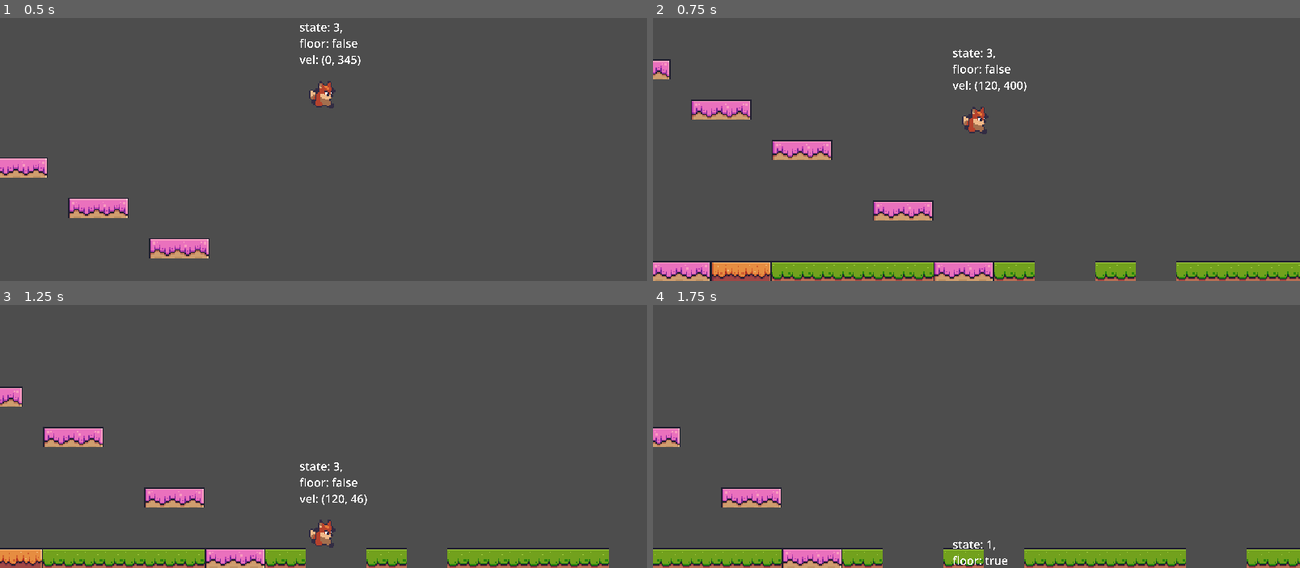
Above: before the commit, frames 1-4 (two rows, left to right).
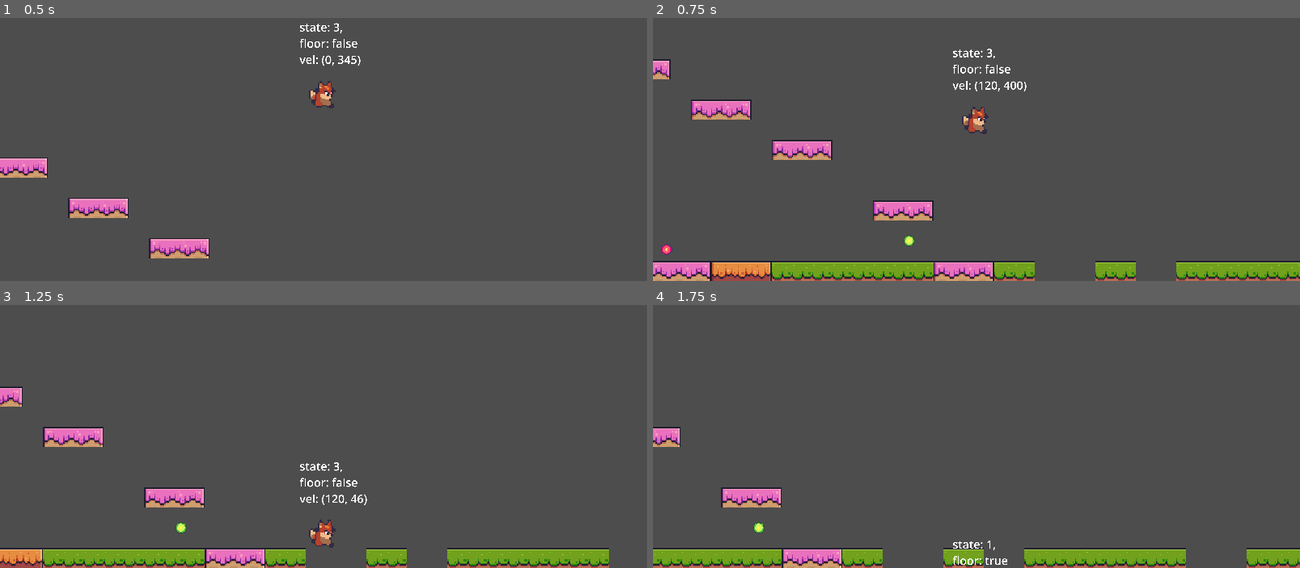
Above: after the commit, the same moments.

Repository: justknick/FoxyAntics
Game: Godot game, scene res://scenes/level_base/level_base.tscn
Two runs of this game, one before a commit and one after it. Both use one fixed random seed, a clock stepped at 60 frames per second and the inputs below.
Inputs:
- Up to frame 1 (0.5 s): no input
- Up to frame 2 (0.75 s): hold D (right) from 0.53 s (still down)
- Up to frame 3 (1.25 s): keep holding D (right); tap Space (jump) at 0.77 s
- Up to frame 4 (1.75 s): keep holding D (right); tap Space (jump) at 1.52 s

Frame 1 is identical in both runs. In frame 2, 0.1% of the frame differs, in the area x 1-41%, y 82-91%; in frame 3, less than 0.1%; in frame 4, less than 0.1%.

Commit message:
Section 136.10-137.11 - Bullet Scene and Script // created bullet scene and script to apply logic

Diff:
--- /dev/null
+++ b/constants/constants.gd
@@ -0,0 +1,12 @@
+class_name Constants
+
+# object maker will receive one of this to be instantiated
+enum ObjectType {
+	EXPLOSION,
+	PICKUP,
+	BULLET_PLAYER,
+	BULLET_ENEMY
+}
+
+const PLAYER_GROUP: String = "Player"
+const MOVEABLES_GROUP: String = "Moveables"
--- a/project.godot
+++ b/project.godot
@@ -25,7 +25,8 @@
 
 [global_group]
 
-moveables="anything that moves. Want to pause movement at gameover"
+Moveables="anything that moves. Want to pause movement at gameover"
+Player=""
 
 [input]
 
--- /dev/null
+++ b/scenes/bullet/bullet_base.gd
@@ -0,0 +1,36 @@
+extends Area2D
+
+class_name Bullet
+
+var _direction: Vector2 = Vector2.RIGHT
+var _life_span: float = 5.0
+var _life_time: float = 0.0
+
+
+#func _ready() -> void:
+	#setup(global_position, Vector2.RIGHT, 10.0, 10.0)
+
+
+func _process(delta: float) -> void:
+	position += _direction * delta
+	check_bullet_life_span(delta)
+
+
+func check_bullet_life_span(delta: float) -> void:
+	# increment the lifetime by the delta
+	_life_time += delta
+	# once the lifetime reaches lifespan, bullet will disappear
+	if _life_time > _life_span:
+		queue_free()
+		print("bullet gone")
+
+
+func setup(pos: Vector2, direction: Vector2, speed: float, lifespan: float) -> void:
+	_direction = direction.normalized() * speed
+	_life_span = lifespan
+	global_position = pos
+
+
+func _on_area_entered(area: Area2D) -> void:
+	queue_free()
+	print("bullet gone")
--- /dev/null
+++ b/scenes/bullet/bullet_base.tscn
@@ -0,0 +1,19 @@
+[gd_scene load_steps=3 format=3 uid="uid://cedq7rh4otx0q"]
+
+[ext_resource type="Script" path="res://scenes/bullet/bullet_base.gd" id="1_iqb6d"]
+
+[sub_resource type="CircleShape2D" id="CircleShape2D_e6cql"]
+radius = 4.0
+
+[node name="BulletBase" type="Area2D" groups=["Moveables"]]
+collision_layer = 0
+collision_mask = 0
+script = ExtResource("1_iqb6d")
+
+[node name="BulletSprite" type="Sprite2D" parent="."]
+scale = Vector2(0.5, 0.5)
+
+[node name="CollisionShape2D" type="CollisionShape2D" parent="."]
+shape = SubResource("CircleShape2D_e6cql")
+
+[connection signal="area_entered" from="." to="." method="_on_area_entered"]
--- /dev/null
+++ b/scenes/bullet/bullet_enemy.tscn
@@ -0,0 +1,11 @@
+[gd_scene load_steps=3 format=3 uid="uid://dokl12tb7hury"]
+
+[ext_resource type="PackedScene" uid="uid://cedq7rh4otx0q" path="res://scenes/bullet/bullet_base.tscn" id="1_044m2"]
+[ext_resource type="Texture2D" uid="uid://cq2etid8b8j3d" path="res://assets/items/bullet2.png" id="2_84may"]
+
+[node name="BulletEnemy" instance=ExtResource("1_044m2")]
+collision_layer = 16
+collision_mask = 2
+
+[node name="BulletSprite" parent="." index="0"]
+texture = ExtResource("2_84may")
--- /dev/null
+++ b/scenes/bullet/bullet_player.tscn
@@ -0,0 +1,11 @@
+[gd_scene load_steps=3 format=3 uid="uid://dicwqluudrbr0"]
+
+[ext_resource type="Texture2D" uid="uid://dv2e14hr3nqr5" path="res://assets/items/bullet1.png" id="1_aoad0"]
+[ext_resource type="PackedScene" uid="uid://cedq7rh4otx0q" path="res://scenes/bullet/bullet_base.tscn" id="1_yr7pb"]
+
+[node name="BulletPlayer" instance=ExtResource("1_yr7pb")]
+collision_layer = 8
+collision_mask = 4
+
+[node name="BulletSprite" parent="." index="0"]
+texture = ExtResource("1_aoad0")
--- a/scenes/level_base/level_base.tscn
+++ b/scenes/level_base/level_base.tscn
@@ -1,7 +1,9 @@
-[gd_scene load_steps=5 format=4 uid="uid://hwq03drttkcj"]
+[gd_scene load_steps=7 format=4 uid="uid://hwq03drttkcj"]
 
 [ext_resource type="Texture2D" uid="uid://brqcnnw7lwj4p" path="res://assets/tiles/Terrain (16x16).png" id="1_wp522"]
 [ext_resource type="PackedScene" uid="uid://dk3qi27cdnhmw" path="res://scenes/player/player.tscn" id="2_hxsqf"]
+[ext_resource type="PackedScene" uid="uid://dokl12tb7hury" path="res://scenes/bullet/bullet_enemy.tscn" id="3_7lqip"]
+[ext_resource type="PackedScene" uid="uid://dicwqluudrbr0" path="res://scenes/bullet/bullet_player.tscn" id="4_0fu8v"]
 
 [sub_resource type="TileSetAtlasSource" id="TileSetAtlasSource_dy503"]
 texture = ExtResource("1_wp522")
@@ -215,3 +217,9 @@
 
 [node name="Player" parent="." instance=ExtResource("2_hxsqf")]
 position = Vector2(138, -317)
+
+[node name="BulletEnemy" parent="." instance=ExtResource("3_7lqip")]
+position = Vector2(-84, -25)
+
+[node name="BulletPlayer" parent="." instance=ExtResource("4_0fu8v")]
+position = Vector2(108, -32)
--- a/scenes/player/player.tscn
+++ b/scenes/player/player.tscn
@@ -120,7 +120,7 @@
 [sub_resource type="RectangleShape2D" id="RectangleShape2D_auk3d"]
 size = Vector2(10, 18)
 
-[node name="Player" type="CharacterBody2D" groups=["moveables"]]
+[node name="Player" type="CharacterBody2D" groups=["Moveables", "Player"]]
 collision_layer = 0
 script = ExtResource("1_3k4xj")
 
